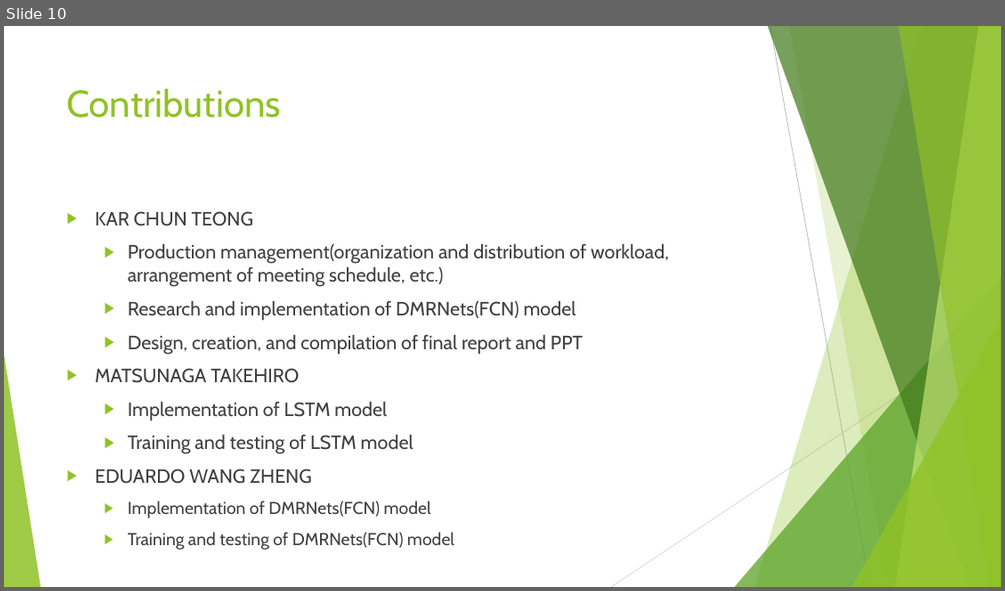
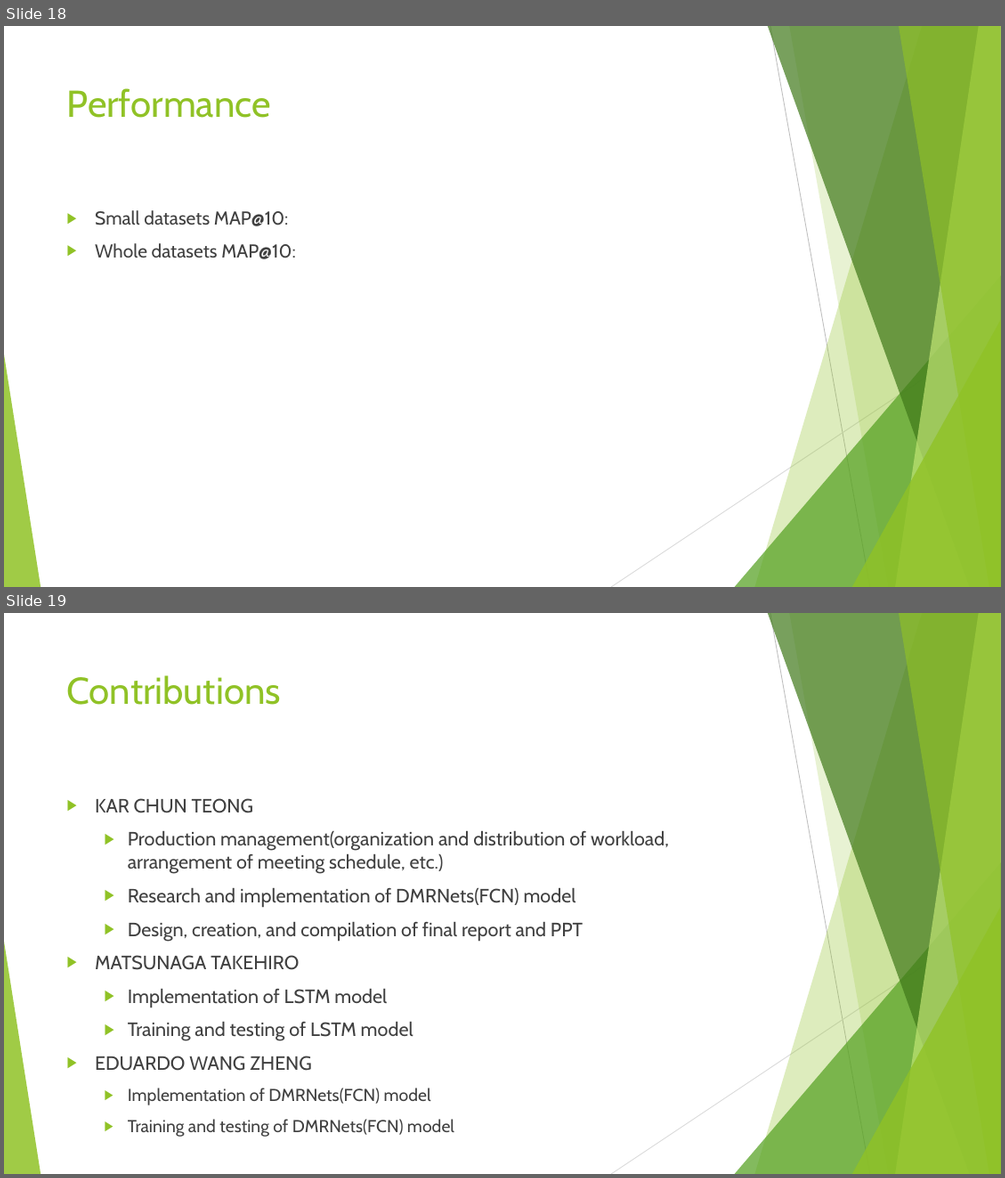
Before and after one commit to VongolaTeong/Multi-label-Classification-on-YouTube-8M, a slide deck: 518030990014.pptx. Shown one above the other, each under a label of ours: slide 10 before the commit, slides 18 and 19 after it. The pictures are 1005x591 and 1005x1178 pixels, drawn with LibreOffice and Linux fonts; fonts in the diff are those of the drawing. Boxes give left, top, right and bottom in pixels: in the first picture for what was removed or moved away, otherwise in the second. Text is boxed around its words. In the diff, an @@ line names an element or a change of style, - is before the commit and + after.

```diff
--- a/518030990014.pptx
+++ b/518030990014.pptx
@@ slide 18 added at bbox=[4, 26, 1001, 587], background #FFFFFF; not listed: 10 template elements that a slide beside it also shows @@
@@ title added at bbox=[67, 88, 271, 118], 36 pt, text #90C226 @@
+Performance
@@ text added at bbox=[95, 210, 296, 259], 18 pt, text #404040 @@
+▶ Small datasets MAP@10:
+▶ Whole datasets MAP@10:
@@ what was slide 10 is now slide 19 @@
```
Also in this commit, not shown: 2 slides changed, 8 other slides added, 5 other files.
